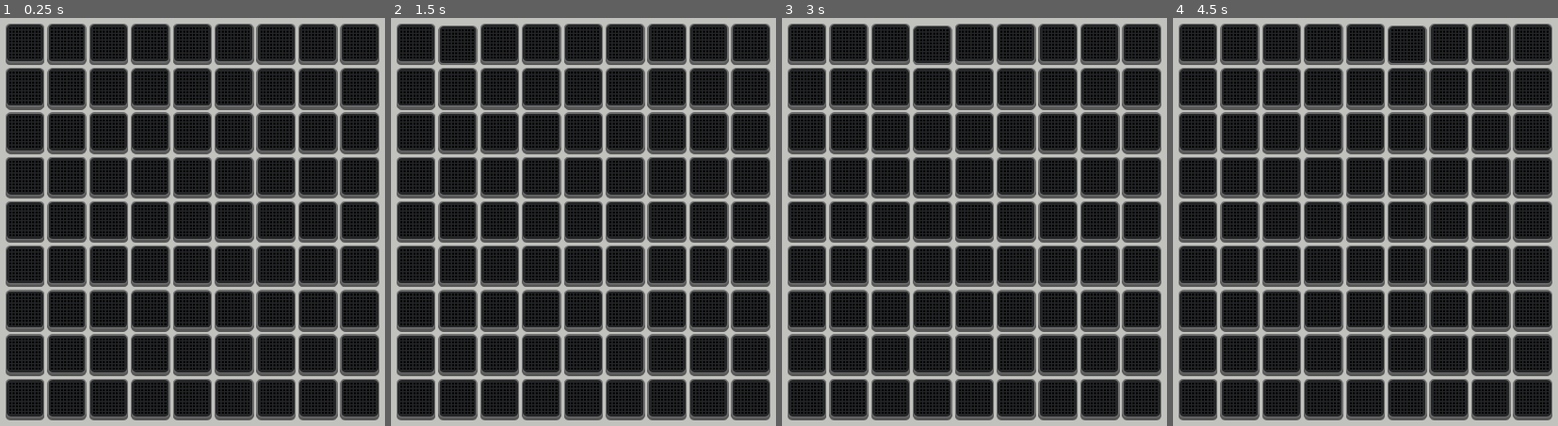
Above: before the commit, frames 1-4 (left to right).
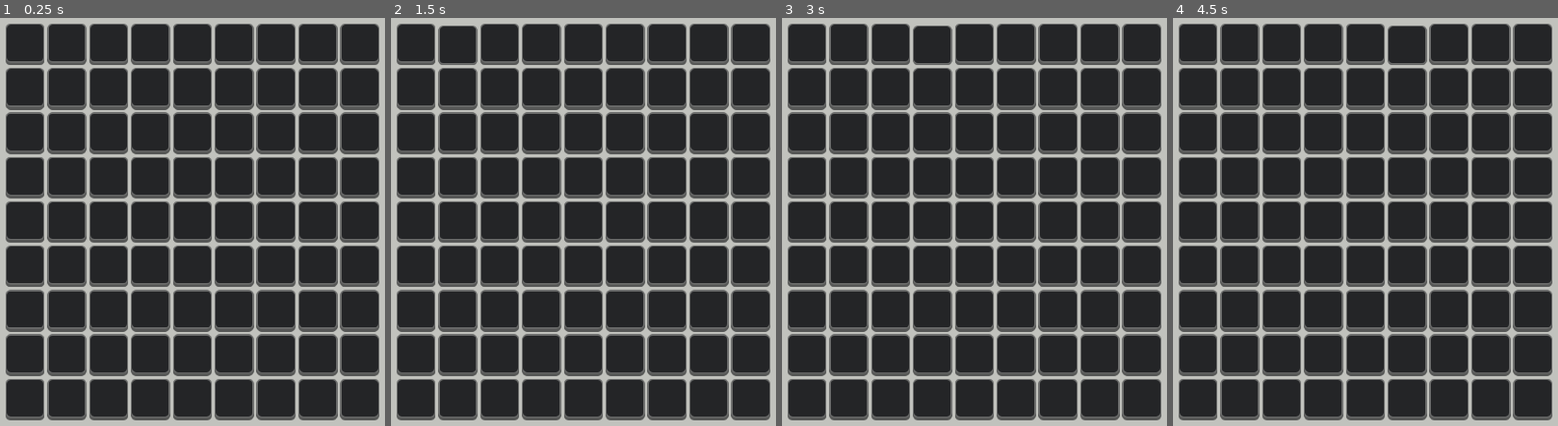
Above: after the commit, the same moments.

Repository: Yngwarr/tomata
Game: Godot game, scene res://scenes/Game.tscn
The game is run twice, just before and just after one commit, with the same random seed, the same clock (stepped at 60 frames per second) and the same inputs.
Inputs (mouse positions are in pixels of both pictures, inside the frame that each line leads up to):
- Up to frame 1 (0.25 s): no input
- Up to frame 2 (1.5 s): tap Enter at 0.5 s; move the mouse to (417, 42) at 0.52 s; click (417, 42) at 0.67 s; tap Space at 1.25 s; move the mouse to (456, 42) at 1.27 s; click (456, 42) at 1.42 s
- Up to frame 3 (3 s): tap Enter at 2 s; move the mouse to (889, 42) at 2.02 s; click (889, 42) at 2.17 s; tap Space at 2.75 s; move the mouse to (932, 42) at 2.77 s; click (932, 42) at 2.92 s
- Up to frame 4 (4.5 s): tap Enter at 3.5 s; move the mouse to (1365, 42) at 3.52 s; click (1365, 42) at 3.67 s; tap Space at 4.25 s; move the mouse to (1407, 42) at 4.27 s; click (1407, 42) at 4.42 s

The runs differ from the first frame. In frame 1, 16% of the frame differs, in the area x 2-98%, y 2-98%; in frame 2, 16%; in frame 3, 16%; in frame 4, 16%.

Commit message:
extracted LCDPad

Diff:
--- /dev/null
+++ b/scenes/LCDPad.tscn
@@ -0,0 +1,22 @@
+[gd_scene load_steps=3 format=3 uid="uid://dsjpl5sxdtvmq"]
+
+[ext_resource type="PackedScene" uid="uid://cuk26q7f3uvoj" path="res://scenes/PressPad.tscn" id="1_nb73u"]
+[ext_resource type="Texture2D" uid="uid://bp73dpgqxwox2" path="res://img/Display.svg" id="2_8fjwy"]
+
+[node name="LCDPad" type="Control"]
+layout_mode = 3
+anchors_preset = 0
+size_flags_horizontal = 3
+size_flags_vertical = 3
+
+[node name="PressPad" parent="." instance=ExtResource("1_nb73u")]
+
+[node name="Display" type="TextureRect" parent="PressPad/TopPart" index="2"]
+layout_mode = 0
+offset_left = 6.0
+offset_top = 6.0
+offset_right = 54.0
+offset_bottom = 54.0
+texture = ExtResource("2_8fjwy")
+
+[editable path="PressPad"]
--- a/scenes/PressPad.tscn
+++ b/scenes/PressPad.tscn
@@ -1,10 +1,9 @@
-[gd_scene load_steps=6 format=3 uid="uid://cuk26q7f3uvoj"]
+[gd_scene load_steps=5 format=3 uid="uid://cuk26q7f3uvoj"]
 
 [ext_resource type="Script" path="res://src/PressPad.gd" id="1_p317j"]
 [ext_resource type="Texture2D" uid="uid://dwic3loiiqbh1" path="res://img/Shadow.svg" id="1_qkccm"]
 [ext_resource type="Texture2D" uid="uid://deh7eceoe2fjj" path="res://img/Outside.svg" id="1_u57qi"]
 [ext_resource type="Texture2D" uid="uid://b12wlvh4qdoa0" path="res://img/Inside.svg" id="3_415o6"]
-[ext_resource type="Texture2D" uid="uid://bp73dpgqxwox2" path="res://img/Display.svg" id="4_col5o"]
 
 [node name="PressPad" type="Control"]
 layout_mode = 3
@@ -39,11 +38,3 @@
 offset_right = 58.0
 offset_bottom = 58.0
 texture = ExtResource("3_415o6")
-
-[node name="Display" type="TextureRect" parent="TopPart"]
-layout_mode = 0
-offset_left = 6.0
-offset_top = 6.0
-offset_right = 54.0
-offset_bottom = 54.0
-texture = ExtResource("4_col5o")
